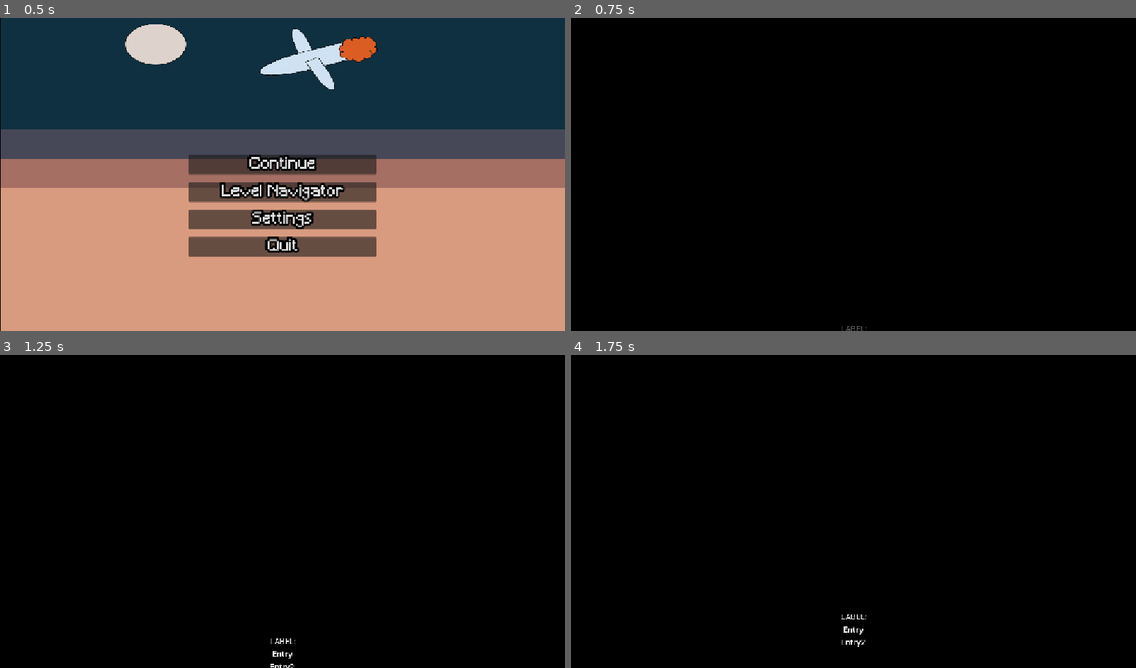
Above: before the commit, frames 1-4 (two rows, left to right).
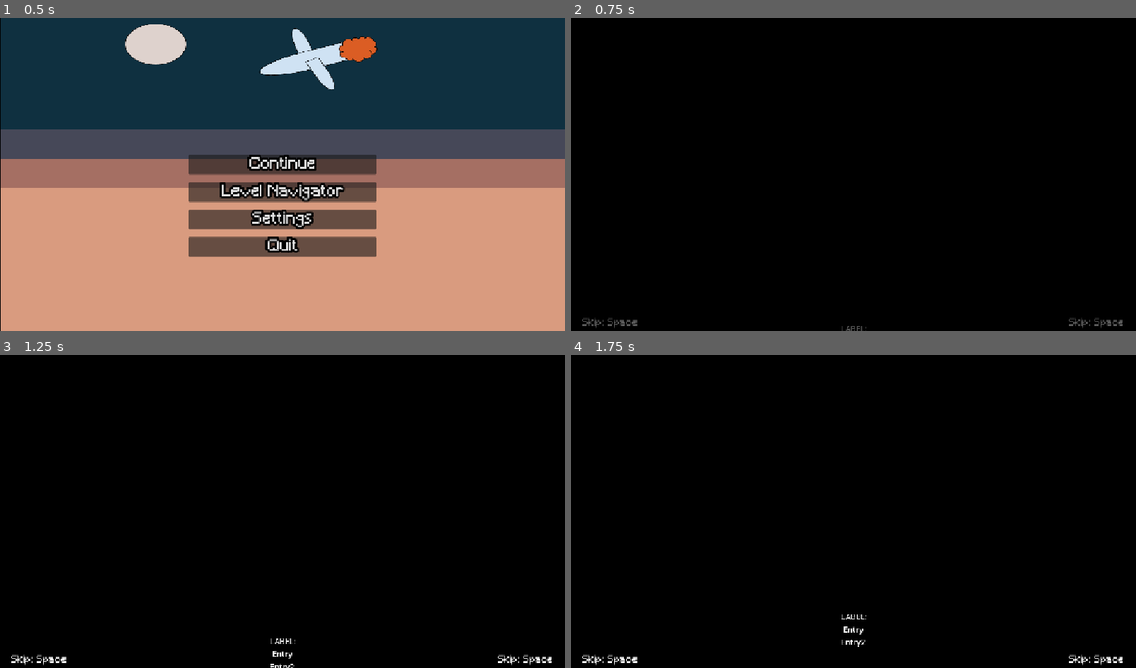
Above: after the commit, the same moments.

Repository: whitsettbe/kcol-f26-gamedevproj-cb
Game: Godot game, scene res://UI/scenes/main_menu.tscn
The game is run twice, just before and just after one commit, with the same random seed, the same clock (stepped at 60 frames per second) and the same inputs.
Inputs:
- Up to frame 1 (0.5 s): no input
- Up to frame 2 (0.75 s): click "Continue" at 0.5 s
- Up to frame 3 (1.25 s): no input
- Up to frame 4 (1.75 s): tap Enter at 1.25 s; hold D (L_right) from 1.28 s (still down); tap Shift (undo) at 1.35 s

Frame 1 is identical in both runs. In frame 2, 0.2% of the frame differs, in the area x 2-98%, y 95-100%; in frame 3, 0.3%; in frame 4, 0.3%.

Commit message:
Added ability to skip cut scenes

Diff:
--- a/TornAsunder/cut-scenes/cut-scene.gd
+++ b/TornAsunder/cut-scenes/cut-scene.gd
@@ -18,5 +18,6 @@
 # Called every frame. 'delta' is the elapsed time since the previous frame.
 func _process(delta: float) -> void:
 	$Scrolling_Elements.position.y -= delta * scroll_speed
-	if $Scrolling_Elements.position.y < -text_height:
+	if $Scrolling_Elements.position.y < -text_height \
+			or Input.is_action_pressed("skip_request"):
 		level_completed.emit()
--- a/TornAsunder/project.godot
+++ b/TornAsunder/project.godot
@@ -96,6 +96,11 @@
 "events": [Object(InputEventKey,"resource_local_to_scene":false,"resource_name":"","device":-1,"window_id":0,"alt_press …(195 unchanged characters)…
 ]
 }
+skip_request={
+"deadzone": 0.2,
+"events": [Object(InputEventKey,"resource_local_to_scene":false,"resource_name":"","device":-1,"window_id":0,"alt_pressed":false,"shift_pressed":false,"ctrl_pressed":false,"meta_pressed":false,"pressed":false,"keycode":0,"physical_keycode":32,"key_label":0,"unicode":32,"location":0,"echo":false,"script":null)
+]
+}
 
 [physics]
 
--- a/TornAsunder/scenes/multilevel.tscn
+++ b/TornAsunder/scenes/multilevel.tscn
@@ -19,6 +19,7 @@
 [ext_resource type="AudioStream" uid="uid://dywt7a1qcqq5b" path="res://sfx/level_transition/level_fade_out/level_fade_out_2.wav" id="17_fjrja"]
 [ext_resource type="AudioStream" uid="uid://cxe04q6r1boly" path="res://sfx/level_transition/level_fade_out/level_fade_out_3.wav" id="18_iogpy"]
 [ext_resource type="AudioStream" uid="uid://4v7ywsa0laah" path="res://sfx/level_transition/level_fade_in/level_fade_in.wav" id="19_fjrja"]
+[ext_resource type="FontFile" uid="uid://slu7qqljw5oa" path="res://Fonts/Minecraft.ttf" id="20_iogpy"]
 
 [sub_resource type="AudioStreamRandomizer" id="AudioStreamRandomizer_hlb1k"]
 random_pitch = 1.0594631
@@ -142,3 +143,37 @@
 [node name="sfx_level_fade_in" type="AudioStreamPlayer" parent="." unique_id=1574168766]
 stream = ExtResource("19_fjrja")
 bus = &"SFX"
+
+[node name="CutHUD" type="CanvasLayer" parent="." unique_id=236564476]
+
+[node name="LeftInstructions" type="Label" parent="CutHUD" unique_id=1284762678]
+anchors_preset = -1
+anchor_top = 0.1
+anchor_right = 0.0034722222
+anchor_bottom = 0.1
+offset_left = -96.0
+offset_top = 496.0
+offset_right = 252.0
+offset_bottom = 624.0
+theme_override_fonts/font = ExtResource("20_iogpy")
+theme_override_font_sizes/font_size = 20
+text = "Skip: Space"
+horizontal_alignment = 1
+vertical_alignment = 1
+metadata/_edit_use_anchors_ = true
+
+[node name="RightInstructions" type="Label" parent="CutHUD" unique_id=1787635589]
+anchors_preset = -1
+anchor_top = 0.1
+anchor_right = 0.0034722222
+anchor_bottom = 0.1
+offset_left = 896.0
+offset_top = 496.0
+offset_right = 1244.0
+offset_bottom = 624.0
+theme_override_fonts/font = ExtResource("20_iogpy")
+theme_override_font_sizes/font_size = 20
+text = "Skip: Space"
+horizontal_alignment = 1
+vertical_alignment = 1
+metadata/_edit_use_anchors_ = true
--- a/TornAsunder/scripts/multilevel.gd
+++ b/TornAsunder/scripts/multilevel.gd
@@ -66,6 +66,8 @@
 	# Hide HUD etc. if on a cut scene
 	for ui_element in [$PauseCanvas, $LevelFrame, $HUD]:
 		ui_element.visible = (Globals.level_scene is Level)
+	for ui_element in [$CutHUD]:
+		ui_element.visible = (Globals.level_scene is CutScene)
 
 
 # Connect the level scene's signals to scripts in this file
